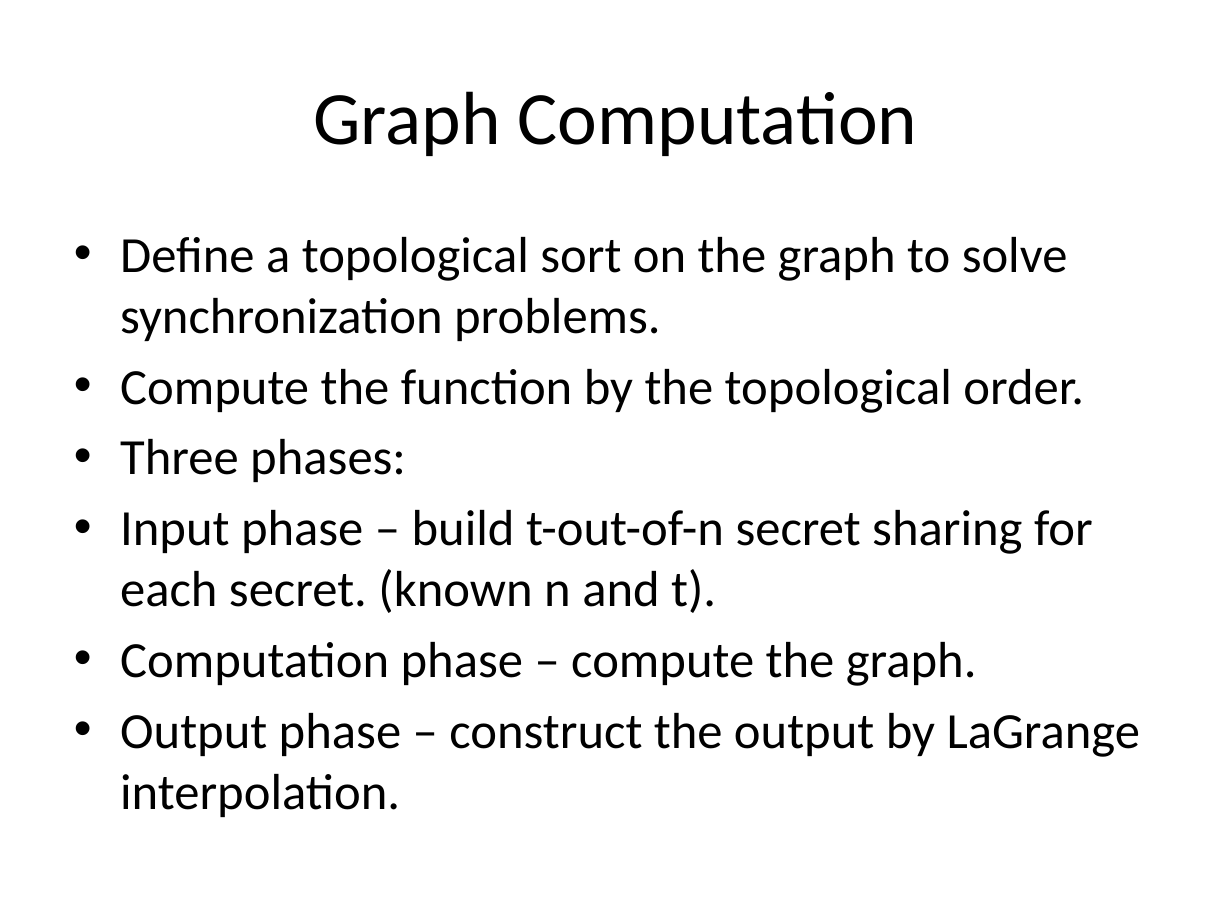
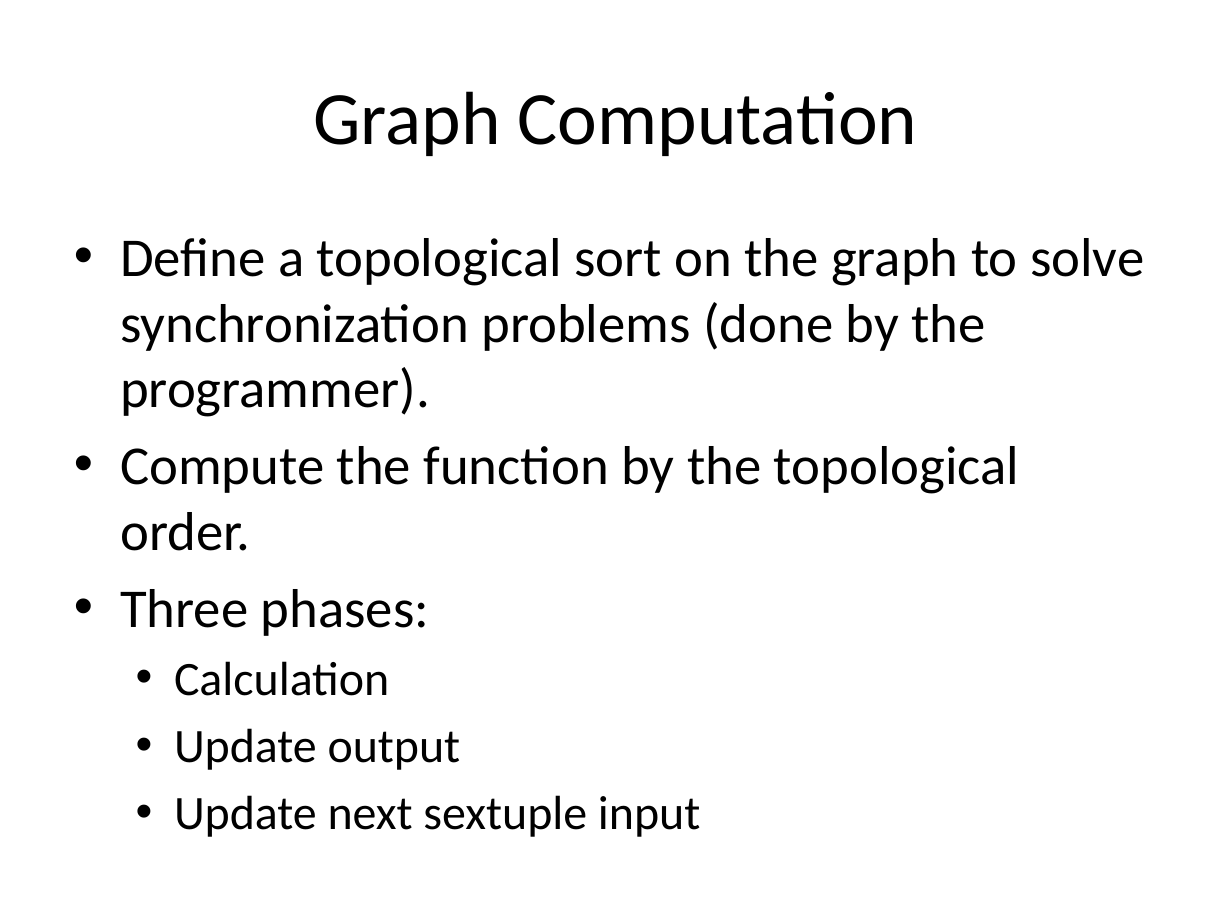
Before and after one commit to yarneo/cryptography-nir-itay-yarden, a slide deck: slide 4 of Cryptography Project - meeting2.pptx. Drawn at 1232x924 pixels with LibreOffice and Linux fonts; fonts in the diff are those of the drawing. Boxes give left, top, right and bottom in pixels: in the first picture for what was removed or moved away, otherwise in the second. Text is boxed around its words. In the diff, an @@ line names an element or a change of style, - is before the commit and + after.

```diff
--- a/Cryptography Project - meeting2.pptx
+++ b/Cryptography Project - meeting2.pptx
@@ text at [120, 238, 1144, 417]: text changed; size 29.6 to 32 pt @@
-• Define a topological sort on the graph to solve synchronization problems.
+• Define a topological sort on the graph to solve synchronization problems (done by the programmer).
@@ text at [120, 446, 1019, 636]: size 29.6 to 32 pt in "Compute the function by the topological order.", "Three phases:" @@
@@ text at [174, 661, 700, 837]: text changed; size 29.6 to 28 pt @@
-• Input phase – build t-out-of-n secret sharing for each secret. (known n and t).
-• Computation phase – compute the graph.
-• Output phase – construct the output by LaGrange interpolation.
+  • Calculation
+  • Update output
+  • Update next sextuple input
```
Also in this commit, not shown: 2 other slides changed, 2 slides added, 2 slides removed.
